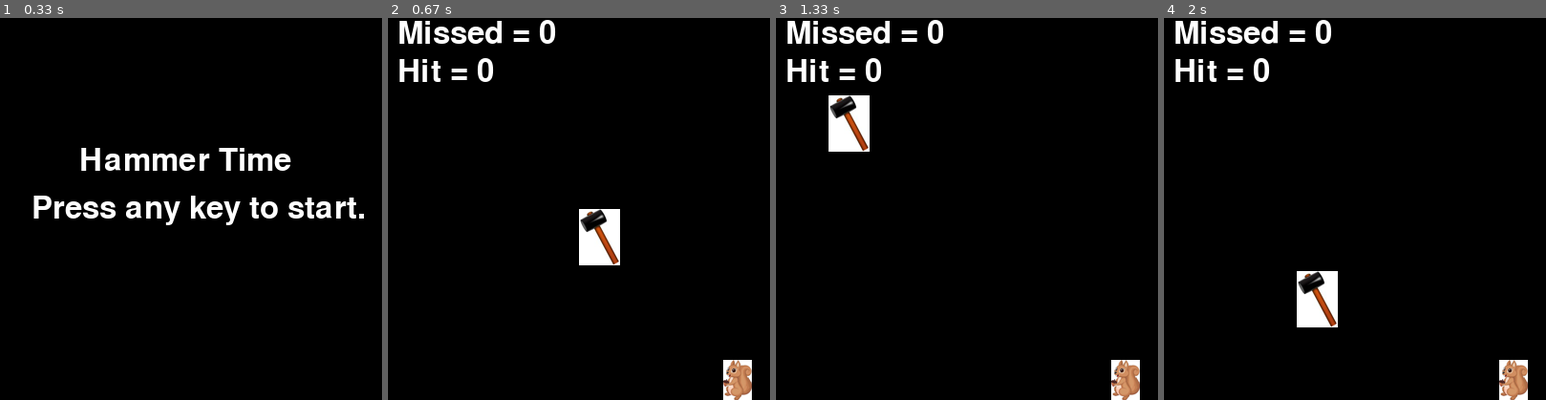
Above: before the commit, frames 1-4 (left to right).
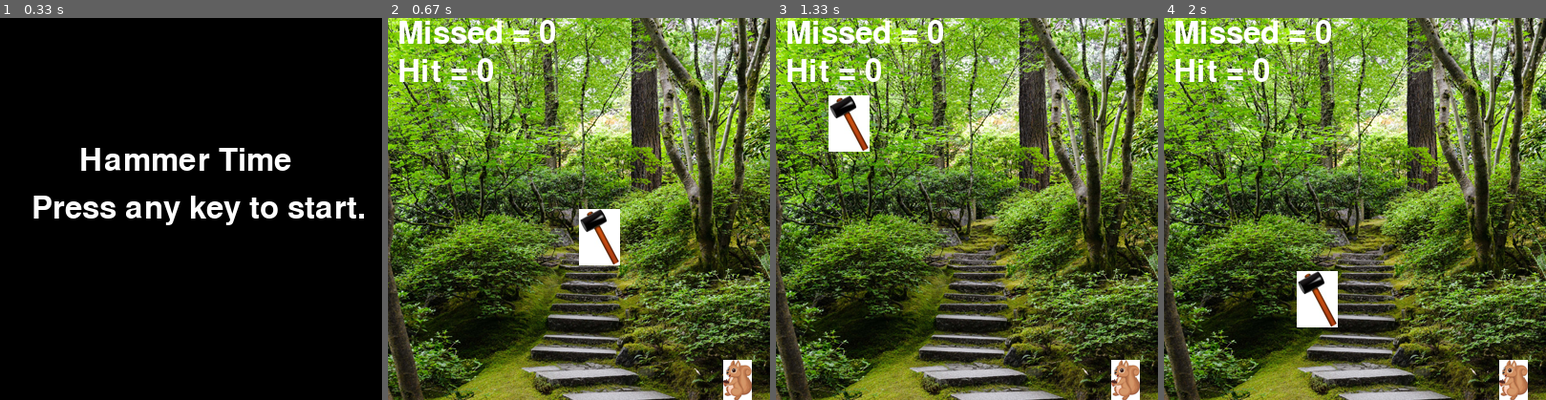
Above: after the commit, the same moments.

Repository: ihrom/HammerTimePygame
Game: pygame game, started from hammertime.py
The game is run twice, just before and just after one commit, with the same random seed, the same clock (stepped at 60 frames per second) and the same inputs.
Inputs (mouse positions are in pixels of both pictures, inside the frame that each line leads up to):
- Up to frame 1 (0.33 s): no input
- Up to frame 2 (0.67 s): tap Enter at 0.33 s
- Up to frame 3 (1.33 s): hold Right 0.67-1.13 s; move the mouse to (875, 212) at 0.7 s; hold Up from 1.17 s (still down); move the mouse to (848, 151) at 1.2 s
- Up to frame 4 (2 s): release Up at 1.47 s; hold Right 1.5-1.97 s; move the mouse to (1236, 300) at 1.53 s

Frame 1 is identical in both runs. In frame 2, 88% of the frame differs, in the area x 0-100%, y 0-100%; in frame 3, 88%; in frame 4, 88%.

Commit message:
Added background

Diff:
--- a/hammertime.py
+++ b/hammertime.py
@@ -29,6 +29,8 @@
 hammerRect = hammerImage.get_rect()
 squirrelImage = pygame.image.load('squirrel.png')
 squirrelRect = squirrelImage.get_rect()
+forestImage = pygame.image.load('forest1.png')
+forestRect = forestImage.get_rect()
 
 gameSurface = pygame.display.set_mode((400,400))
 pygame.display.set_caption('Hammer Time')
@@ -106,7 +108,9 @@
 
         pygame.mouse.set_pos(hammerRect.centerx, hammerRect.centery)
 
-        gameSurface.fill(BACKGROUNDCOLOR)
+        #gameSurface.fill(forestImage)
+        forestRect.topleft = (0,0)
+        gameSurface.blit(forestImage, forestRect)
 
         gamescoremissedobj = gamefont.render('Missed = %s' % (missedsquirrels), 1, TEXTCOLOR)
         gamescoremissedrect = gamescoremissedobj.get_rect()
@@ -145,7 +149,8 @@
         randomTimer += randomClock.tick()
         gameClock.tick(40)
 
-    gameSurface.fill(BACKGROUNDCOLOR)
+    #gameSurface.fill(BACKGROUNDCOLOR)
+
 
     gamescoremissedobj = gamefont.render('Missed = %s' % (missedsquirrels), 1, TEXTCOLOR)
     gamescoremissedrect = gamescoremissedobj.get_rect()
